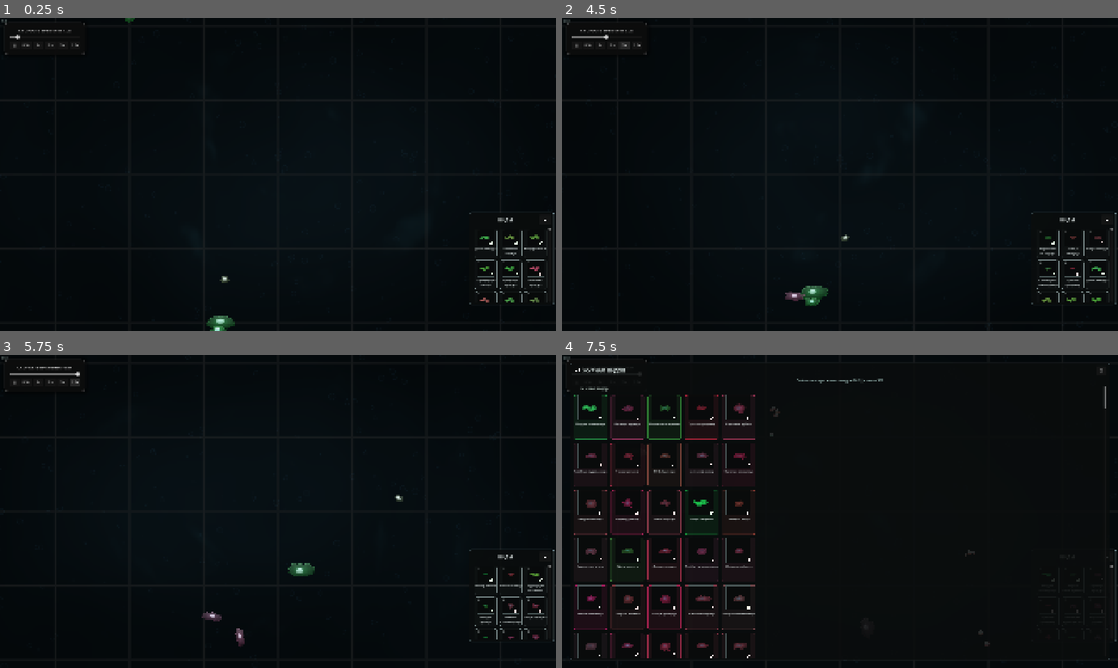
Above: before the commit, frames 1-4 (two rows, left to right).
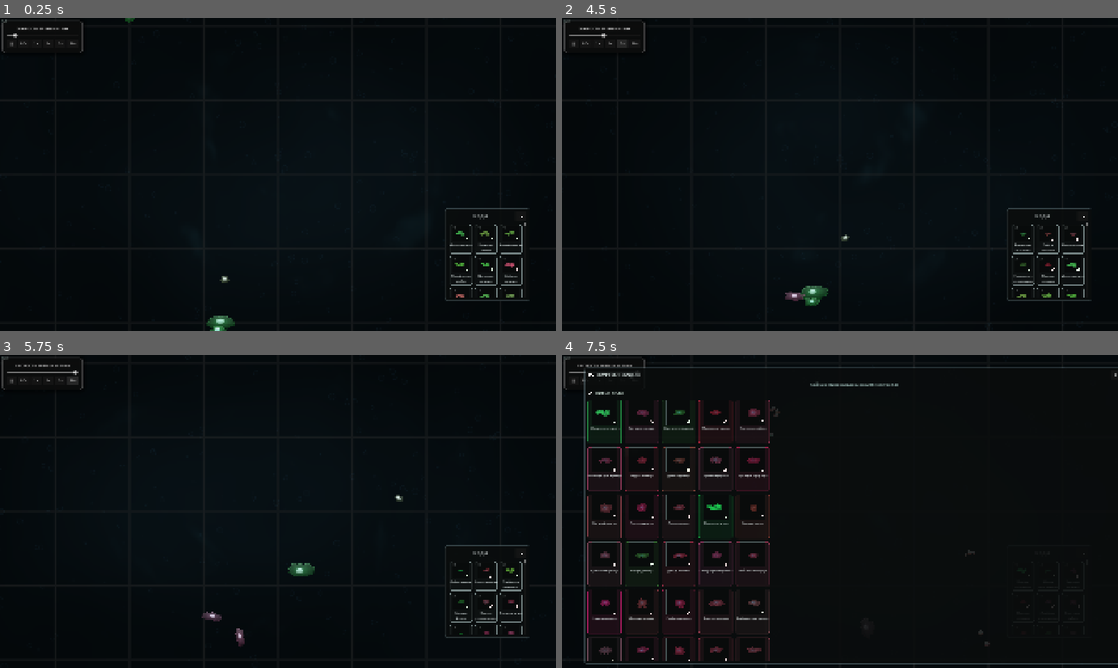
Above: after the commit, the same moments.

Repository: mods-by-jesus/Organoids
Game: Godot game, scene res://scenes/main.tscn
Two runs of this game, one before a commit and one after it. Both use one fixed random seed, a clock stepped at 60 frames per second and the inputs below.
Inputs (mouse positions are in pixels of both pictures, inside the frame that each line leads up to; where the layout moved, square brackets give the same spot in the first picture):
- Up to frame 1 (0.25 s): no input
- Up to frame 2 (4.5 s): click "II" at 0.5 s; click ">" at 1.25 s; click "0.5x" at 2 s; click "1x" at 2.75 s; click "2x" at 3.5 s; click "5x" at 4.25 s
- Up to frame 3 (5.75 s): click "10x" at 5 s
- Up to frame 4 (7.5 s): click (1084, 552) [1106, 558] at 5.75 s; click (1045, 580) at 6.52 s; click (1023, 577) at 7.27 s

The runs differ from the first frame. In frame 1, 1.5% of the frame differs, in the area x 0-100%, y 1-92%; in frame 2, 1.4%; in frame 3, 1.5%; in frame 4, 8.6%, in the area x 0-100%, y 1-99%.

Commit message:
панели информации можно двигать

Diff:
--- a/project.godot
+++ b/project.godot
@@ -51,3 +51,14 @@
 
 rendering_device/driver.windows="d3d12"
 environment/defaults/default_clear_color=Color(0.08, 0.08, 0.08, 1)
+
+[ui]
+
+panels/time_panel/x=22.0
+panels/time_panel/y=24.0
+panels/species_panel/x=1535.0
+panels/species_panel/y=656.0
+panels/species_ledger/x=77.0
+panels/species_ledger/y=43.0
+panels/panel/x=1391.0
+panels/panel/y=35.0
--- a/scripts/camera_2d.gd
+++ b/scripts/camera_2d.gd
@@ -21,26 +21,30 @@
 func _input(event):
 	if event is InputEventMouseButton:
 		var over_species_panel = ui and ui.has_method("is_pointer_over_species_panel") and ui.is_pointer_over_species_panel()
+		var over_draggable = ui and ui.has_method("is_pointer_over_draggable_panel") and ui.is_pointer_over_draggable_panel()
 		var over_species_ledger = ui and ui.has_method("is_pointer_over_species_ledger") and ui.is_pointer_over_species_ledger()
+
+		# Полная блокировка только для species ledger (модальное окно)
 		if over_species_ledger:
 			return
+
 		if event.button_index == MOUSE_BUTTON_LEFT and event.pressed:
-			if over_species_panel:
+			# Блокируем выбор клетки если клик на UI элементах
+			if over_species_panel or over_draggable:
 				return
 			_select_at_mouse()
 		elif event.button_index == MOUSE_BUTTON_RIGHT and event.pressed:
 			if ui and ui.has_method("clear_species_selection"):
 				ui.clear_species_selection()
-			if over_species_panel:
+			# Блокируем снятие выделения если клик на UI
+			if over_species_panel or over_draggable:
 				return
 			_deselect()
 		elif event.button_index == MOUSE_BUTTON_WHEEL_UP:
-			if over_species_panel:
-				return
+			# Зум работает всегда, даже над панелями
 			_zoom_at_mouse(zoom_speed)
 		elif event.button_index == MOUSE_BUTTON_WHEEL_DOWN:
-			if over_species_panel:
-				return
+			# Зум работает всегда, даже над панелями
 			_zoom_at_mouse(1.0 / zoom_speed)
 		elif event.button_index == MOUSE_BUTTON_MIDDLE:
 			dragging = event.pressed
--- /dev/null
+++ b/scripts/draggable_panel.gd
@@ -0,0 +1,79 @@
+extends PanelContainer
+class_name DraggablePanel
+
+## Панель, которую можно перетаскивать мышью
+## Сохраняет позицию между сессиями
+
+@export var save_key: String = ""  # Уникальный ключ для сохранения позиции
+@export var drag_handle_height: float = 24.0  # Высота зоны для захвата
+
+var _is_dragging: bool = false
+var _drag_offset: Vector2 = Vector2.ZERO
+var _initial_position: Vector2 = Vector2.ZERO
+
+func _ready():
+	mouse_enter.connect(_on_mouse_enter)
+	mouse_exit.connect(_on_mouse_exit)
+	gui_input.connect(_on_gui_input)
+
+	# Загружаем сохранённую позицию
+	if save_key != "":
+		_load_position()
+
+func _on_mouse_enter():
+	# Меняем курсор на grab при наведении
+	Input.set_default_cursor_shape(Input.CURSOR_ARROW)
+
+func _on_mouse_exit():
+	Input.set_default_cursor_shape(Input.CURSOR_ARROW)
+
+func _on_gui_input(event):
+	if event is InputEventMouseButton:
+		if event.button_index == MOUSE_BUTTON_LEFT:
+			if event.pressed:
+				# Начинаем перетаскивание
+				_is_dragging = true
+				_drag_offset = get_global_mouse_position() - global_position
+				_initial_position = global_position
+				Input.set_default_cursor_shape(Input.CURSOR_MOVE)
+			else:
+				# Завершаем перетаскивание
+				if _is_dragging:
+					_is_dragging = false
+					Input.set_default_cursor_shape(Input.CURSOR_ARROW)
+					# Сохраняем позицию при отпускании
+					if save_key != "":
+						_save_position()
+
+	elif event is InputEventMouseMotion and _is_dragging:
+		# Перемещаем панель
+		global_position = get_global_mouse_position() - _drag_offset
+
+func _save_position():
+	# Сохраняем позицию в ProjectSettings
+	var key = "ui/panels/" + save_key
+	ProjectSettings.set_setting(key + "/x", global_position.x)
+	ProjectSettings.set_setting(key + "/y", global_position.y)
+	ProjectSettings.set_setting(key + "/visible", visible)
+	ProjectSettings.save()
+
+func _load_position():
+	var key = "ui/panels/" + save_key
+	if ProjectSettings.has_setting(key + "/x"):
+		var x = ProjectSettings.get_setting(key + "/x")
+		var y = ProjectSettings.get_setting(key + "/y")
+		global_position = Vector2(x, y)
+
+		# Восстанавливаем видимость
+		if ProjectSettings.has_setting(key + "/visible"):
+			visible = ProjectSettings.get_setting(key + "/visible", true)
+
+func show_panel():
+	visible = true
+	if save_key != "":
+		_save_position()
+
+func hide_panel():
+	visible = false
+	if save_key != "":
+		_save_position()
--- a/scripts/ui_manager.gd
+++ b/scripts/ui_manager.gd
@@ -292,6 +292,14 @@
 var world_shader_time_offset := 0.0
 var world_shader_frozen_time := 0.0
 
+# Drag state
+var _drag_info = {
+	"panel": {"dragging": false, "offset": Vector2.ZERO, "initial": Vector2.ZERO},
+	"time_panel": {"dragging": false, "offset": Vector2.ZERO, "initial": Vector2.ZERO},
+	"species_panel": {"dragging": false, "offset": Vector2.ZERO, "initial": Vector2.ZERO},
+	"species_ledger": {"dragging": false, "offset": Vector2.ZERO, "initial": Vector2.ZERO}
+}
+
 func _ready():
 	process_mode = Node.PROCESS_MODE_ALWAYS
 	panel.hide()
@@ -301,6 +309,11 @@
 	_build_extra_gene_rows()
 	_build_species_panel()
 	_build_species_ledger_overlay()
+
+	# Сделать панели draggable
+	_make_panel_draggable($Control/Panel, "panel")
+	_make_panel_draggable($Control/TimePanel, "time_panel")
+
 	if diet_label:
 		diet_label.autowrap_mode = TextServer.AUTOWRAP_WORD_SMART
 		diet_label.add_theme_font_size_override("font_size", 13)
@@ -836,6 +849,9 @@
 	species_panel.add_theme_stylebox_override("panel", _make_panel_style())
 	root.add_child(species_panel)
 
+	# Делаем панель видов draggable
+	_make_panel_draggable(species_panel, "species_panel")
+
 	var vbox = VBoxContainer.new()
 	vbox.add_theme_constant_override("separation", 8)
 	species_panel.add_child(vbox)
@@ -928,6 +944,9 @@
 	species_ledger_overlay.add_theme_stylebox_override("panel", _make_panel_style())
 	species_ledger_overlay.visible = false
 	root.add_child(species_ledger_overlay)
+
+	# Делаем журнал видов draggable
+	_make_panel_draggable(species_ledger_overlay, "species_ledger")
 
 	var outer = VBoxContainer.new()
 	outer.add_theme_constant_override("separation", 10)
@@ -1731,3 +1750,85 @@
 	var marker_x = clamp(bar.size.x * threshold - THRESHOLD_MARKER_WIDTH * 0.5, 0.0, max(bar.size.x - THRESHOLD_MARKER_WIDTH, 0.0))
 	marker.position = Vector2(marker_x, 0.0)
 	marker.size = Vector2(THRESHOLD_MARKER_WIDTH, marker_height)
+# ========== DRAGGABLE PANELS ==========
+
+func _make_panel_draggable(panel: Control, key: String):
+	if not is_instance_valid(panel):
+		return
+	# Загружаем сохранённую позицию
+	_load_panel_position(panel, key)
+	# Подключаем обработку ввода для перетаскивания
+	panel.gui_input.connect(_on_panel_drag_input.bind(key))
+
+func _on_panel_drag_input(event: InputEvent, key: String):
+	# Используем текущий ключ для доступа к _drag_info
+	if not _drag_info.has(key):
+		return
+	if event is InputEventMouseButton:
+		if event.button_index == MOUSE_BUTTON_LEFT:
+			var panel = _get_panel_by_key(key)
+			if event.pressed and is_instance_valid(panel):
+				_drag_info[key]["dragging"] = true
+				_drag_info[key]["offset"] = event.global_position - panel.global_position
+				_drag_info[key]["initial"] = panel.global_position
+				get_viewport().set_input_as_handled()  # Не даём клику распространяться
+			else:
+				if _drag_info[key]["dragging"]:
+					_drag_info[key]["dragging"] = false
+					_save_panel_position(key)
+	elif event is InputEventMouseMotion and _drag_info[key].get("dragging", false):
+		get_viewport().set_input_as_handled()
+		var panel = _get_panel_by_key(key)
+		if is_instance_valid(panel):
+			panel.global_position = event.global_position - _drag_info[key]["offset"]
+
+func _get_panel_by_key(key: String) -> Control:
+	match key:
+		"panel":
+			return $Control/Panel
+		"time_panel":
+			return $Control/TimePanel
+		"species_panel":
+			return species_panel
+		"species_ledger":
+			return species_ledger_overlay
+	return null
+
+func _save_panel_position(key: String):
+	var panel = _get_panel_by_key(key)
+	if not is_instance_valid(panel):
+		return
+	var settings_key = "ui/panels/" + key
+	ProjectSettings.set_setting(settings_key + "/x", panel.global_position.x)
+	ProjectSettings.set_setting(settings_key + "/y", panel.global_position.y)
+	ProjectSettings.save()
+
+func _load_panel_position(panel: Control, key: String):
+	if not is_instance_valid(panel):
+		return
+	var settings_key = "ui/panels/" + key
+	if ProjectSettings.has_setting(settings_key + "/x"):
+		var x = ProjectSettings.get_setting(settings_key + "/x")
+		var y = ProjectSettings.get_setting(settings_key + "/y")
+		panel.global_position = Vector2(x, y)
+
+func is_pointer_over_draggable_panel() -> bool:
+	# Возвращает true если мышь над любой ВИДИМОЙ draggable панелью
+	var mouse_pos = get_viewport().get_mouse_position()
+	var control = $Control
+	if not is_instance_valid(control):
+		return false
+
+	var panels = [
+		control.get_node_or_null("Panel"),
+		control.get_node_or_null("TimePanel"),
+		species_panel,
+		species_ledger_overlay
+	]
+
+	for node in panels:
+		if is_instance_valid(node) and node.visible:
+			var rect = node.get_global_rect()
+			if rect.has_point(mouse_pos):
+				return true
+	return false
Not shown, added: scripts/draggable_panel.gd.uid
